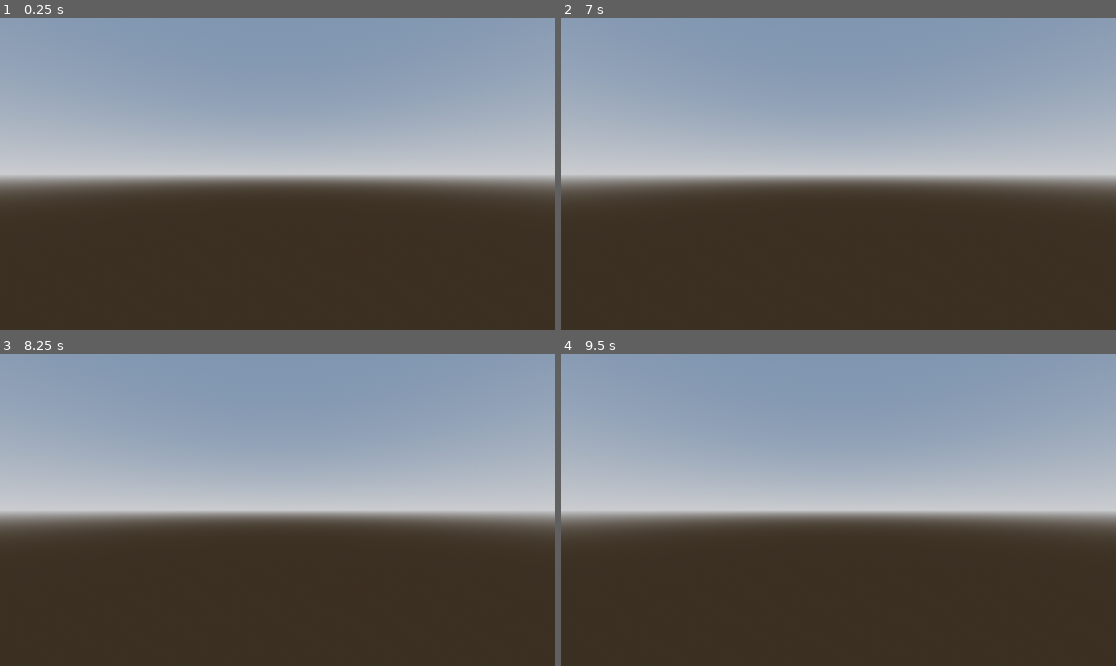
Above: before the commit, frames 1-4 (two rows, left to right).
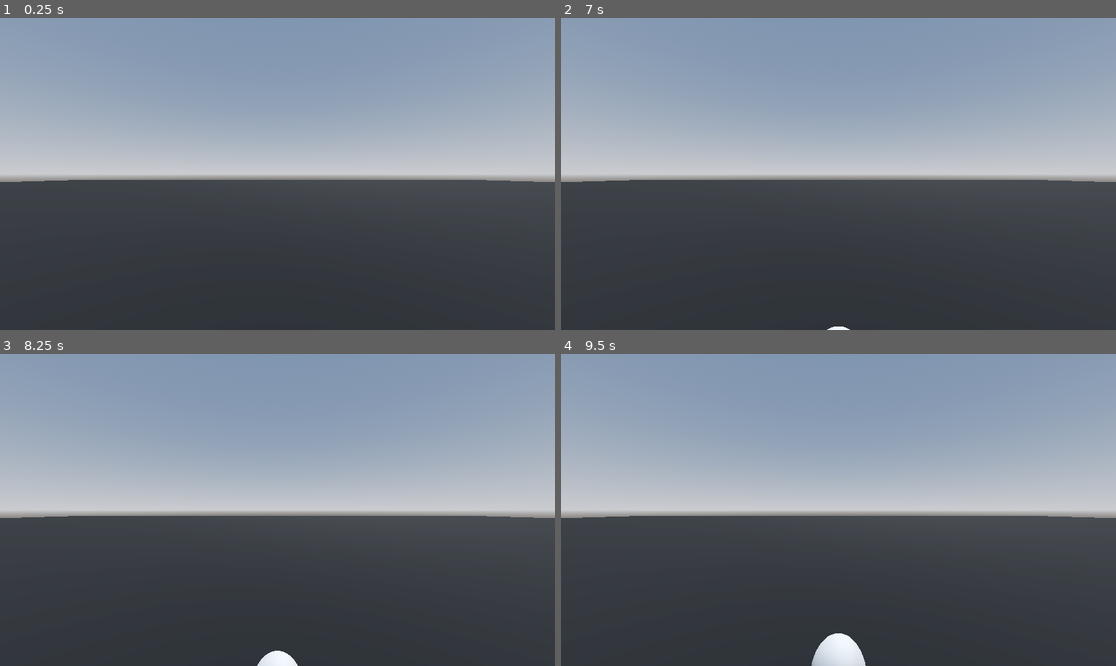
Above: after the commit, the same moments.

Repository: Riley2512/Food-Runner-
Game: Godot game, scene res://3DLevel.tscn
The game is run twice, just before and just after one commit, with the same random seed, the same clock (stepped at 60 frames per second) and the same inputs.
Inputs:
- Up to frame 1 (0.25 s): no input
- Up to frame 2 (7 s): tap Enter (ui_accept) at 0.5, 0.6, 0.77, 1.07, 1.25, 1.35, 1.52, 1.82, 2, 2.1, 2.75, 2.85, 3.02, 3.32, 3.5, 3.6, 3.77, 4.07, 4.25, 4.35, 4.52, 4.82, 5.1, 5.85, 6.02, 6.32, 6.6, 6.77 s; hold R (right, bound only after the commit) 0.53-1.28 s; hold S (back, bound only after the commit) 1.28-2.03 s; hold R (right, bound only after the commit) 2.03-2.78 s; hold Up (ui_up) 2.78-3.53 s; hold A (left, bound only after the commit) 3.53-5.03 s; hold S (back, bound only after the commit) 5.03-5.78 s; hold R (right, bound only after the commit) 5.78-6.53 s; hold Up (ui_up) from 6.53 s (still down)
- Up to frame 3 (8.25 s): tap Enter (ui_accept) at 7.07, 7.35, 7.52, 7.82, 8.1 s; release Up (ui_up) at 7.28 s; hold R (right, bound only after the commit) 7.28-8.03 s; hold S (back, bound only after the commit) from 8.03 s (still down)
- Up to frame 4 (9.5 s): release S (back, bound only after the commit) at 8.78 s; hold A (left, bound only after the commit) from 8.78 s (still down); tap Enter (ui_accept) at 8.85, 9.02, 9.32 s

The runs differ from the first frame. In frame 1, 41% of the frame differs, in the area x 0-100%, y 51-100%; in frame 2, 41%; in frame 3, 41%; in frame 4, 41%.

Commit message:
making movment and changed floorfrom white to black.

Diff:
--- a/3DLevel.tscn
+++ b/3DLevel.tscn
@@ -1,6 +1,6 @@
 [gd_scene format=3 uid="uid://by8wb56hwrc5u"]
 
-[ext_resource type="PackedScene" uid="uid://bbow7845rirn7" path="res://player.tscn" id="1_wvy5o"]
+[ext_resource type="PackedScene" uid="uid://gm5unbfsq4m" path="res://Player.tscn" id="1_wvy5o"]
 
 [sub_resource type="ProceduralSkyMaterial" id="ProceduralSkyMaterial_kfcwk"]
 sky_horizon_color = Color(0.66224277, 0.6717428, 0.6867428, 1)
@@ -15,28 +15,71 @@
 tonemap_mode = 2
 glow_enabled = true
 
+[sub_resource type="StandardMaterial3D" id="StandardMaterial3D_wvy5o"]
+albedo_color = Color(0, 0, 0, 1)
+
 [sub_resource type="PlaneMesh" id="PlaneMesh_kfcwk"]
 size = Vector2(20, 20)
 
-[sub_resource type="ConcavePolygonShape3D" id="ConcavePolygonShape3D_d84xi"]
+[sub_resource type="ConcavePolygonShape3D" id="ConcavePolygonShape3D_wvy5o"]
 data = PackedVector3Array(10, 0, 10, -10, 0, 10, 10, 0, -10, -10, 0, 10, -10, 0, -10, 10, 0, -10)
 
-[node name="Node3D" type="Node3D" unique_id=1845411741]
+[sub_resource type="GDScript" id="GDScript_wvy5o"]
+script/source = "extends CharacterBody3D
 
-[node name="WorldEnvironment" type="WorldEnvironment" parent="." unique_id=952795076]
+
+const SPEED = 5.0
+const JUMP_VELOCITY = 4.5
+
+
+func _physics_process(delta: float) -> void:
+	# Add the gravity.
+	if not is_on_floor():
+		velocity += get_gravity() * delta
+
+	# Handle jump.
+	if Input.is_action_just_pressed(\"ui_accept\") and is_on_floor():
+		velocity.y = JUMP_VELOCITY
+
+	# Get the input direction and handle the movement/deceleration.
+	# As good practice, you should replace UI actions with custom gameplay actions.
+	var input_dir := Input.get_vector(\"ui_left\", \"ui_right\", \"ui_up\", \"ui_down\")
+	var direction := (transform.basis * Vector3(input_dir.x, 0, input_dir.y)).normalized()
+	if direction:
+		velocity.x = direction.x * SPEED
+		velocity.z = direction.z * SPEED
+	else:
+		velocity.x = move_toward(velocity.x, 0, SPEED)
+		velocity.z = move_toward(velocity.z, 0, SPEED)
+
+	move_and_slide()
+"
+
+[node name="Node3D" type="Node3D" unique_id=1937742022]
+transform = Transform3D(1, 0, 0, 0, 0.8292306, 0, 0, 0, 1, 0, 0, 0)
+
+[node name="WorldEnvironment" type="WorldEnvironment" parent="." unique_id=821989912]
 environment = SubResource("Environment_d84xi")
 
-[node name="DirectionalLight3D" type="DirectionalLight3D" parent="." unique_id=580066993]
+[node name="DirectionalLight3D" type="DirectionalLight3D" parent="." unique_id=606820518]
 transform = Transform3D(-0.8660254, -0.43301278, 0.25, 0, 0.49999997, 0.86602545, -0.50000006, 0.75, -0.43301266, 0, 0, 0)
 shadow_enabled = true
 
-[node name="MeshInstance3D" type="MeshInstance3D" parent="." unique_id=443416633]
-transform = Transform3D(16.752361, 0, 0, 0, 5.8954086, 0, 0, 0, 16.40003, -8.806671, 10.566071, -13.651672)
+[node name="Floor" type="MeshInstance3D" parent="." unique_id=1541946106]
+transform = Transform3D(29.357096, 0, 0, 0, 1.1767304, 0, 0, 0, 28.681992, 0.010515213, -0.64915025, -0.3864832)
+material_override = SubResource("StandardMaterial3D_wvy5o")
 mesh = SubResource("PlaneMesh_kfcwk")
 
-[node name="StaticBody3D" type="StaticBody3D" parent="MeshInstance3D" unique_id=2046939175]
+[node name="StaticBody3D" type="StaticBody3D" parent="Floor" unique_id=752713373]
 
-[node name="CollisionShape3D" type="CollisionShape3D" parent="MeshInstance3D/StaticBody3D" unique_id=1453534580]
-shape = SubResource("ConcavePolygonShape3D_d84xi")
+[node name="CollisionShape3D" type="CollisionShape3D" parent="Floor/StaticBody3D" unique_id=1514146640]
+shape = SubResource("ConcavePolygonShape3D_wvy5o")
 
-[node name="Player" parent="." unique_id=1634934411 instance=ExtResource("1_wvy5o")]
+[node name="Player" parent="." unique_id=1412401694 instance=ExtResource("1_wvy5o")]
+transform = Transform3D(1.0000927, 0, 0, 0, 1.0000927, 0, 0, 0, 1.0000927, 0, -2.517729, 0)
+script = SubResource("GDScript_wvy5o")
+
+[node name="Camera3D" type="Camera3D" parent="." unique_id=1197920084]
+transform = Transform3D(1, 0, 0, 0, 1.2059371, 0, 0, 0, 1, 0, 9.916776, 0)
+
+[node name="Neck" type="Node3D" parent="." unique_id=1505775033]
--- /dev/null
+++ b/player.gd
@@ -0,0 +1,28 @@
+extends CharacterBody3D
+
+
+const SPEED = 5.0
+const JUMP_VELOCITY = 4.5
+
+
+func _physics_process(delta: float) -> void:
+	# Add the gravity.
+	if not is_on_floor():
+		velocity += get_gravity() * delta
+
+	# Handle jump.
+	if Input.is_action_just_pressed("ui_accept") and is_on_floor():
+		velocity.y = JUMP_VELOCITY
+
+	# Get the input direction and handle the movement/deceleration.
+	# As good practice, you should replace UI actions with custom gameplay actions.
+	var input_dir := Input.get_vector("left", "right", "foward", "back")
+	var direction := (transform.basis * Vector3(input_dir.x, 0, input_dir.y)).normalized()
+	if direction:
+		velocity.x = direction.x * SPEED
+		velocity.z = direction.z * SPEED
+	else:
+		velocity.x = move_toward(velocity.x, 0, SPEED)
+		velocity.z = move_toward(velocity.z, 0, SPEED)
+
+	move_and_slide()
--- a/player.tscn
+++ b/player.tscn
@@ -1,22 +1,18 @@
-[gd_scene format=3 uid="uid://bbow7845rirn7"]
+[gd_scene format=3 uid="uid://gm5unbfsq4m"]
 
-[ext_resource type="Script" uid="uid://becnglhio7q36" path="res://player1.gd" id="1_4flbx"]
-
-[sub_resource type="CapsuleShape3D" id="CapsuleShape3D_4flbx"]
+[ext_resource type="Script" uid="uid://bx3kytn7se0vl" path="res://player.gd" id="1_xhfnw"]
 
 [sub_resource type="CapsuleMesh" id="CapsuleMesh_d84xi"]
 
-[node name="Player" type="CharacterBody3D" unique_id=1634934411]
-script = ExtResource("1_4flbx")
+[sub_resource type="CapsuleShape3D" id="CapsuleShape3D_ra883"]
 
-[node name="Neck" type="Node3D" parent="." unique_id=341814558]
-transform = Transform3D(1, 0, 0, 0, 1, 0, 0, 0, 1, 0, 0.6795038, 0)
+[node name="Player" type="CharacterBody3D" unique_id=1412401694]
+script = ExtResource("1_xhfnw")
 
-[node name="Camera3D" type="Camera3D" parent="Neck" unique_id=564746162]
+[node name="MeshInstance3D" type="MeshInstance3D" parent="." unique_id=43763563]
+transform = Transform3D(2.1000843, 0, 0, 0, 3.257844, 0, 0, 0, 2.7592766, 0, 5.2782907, 0)
+mesh = SubResource("CapsuleMesh_d84xi")
 
-[node name="CollisionShape3D" type="CollisionShape3D" parent="." unique_id=1952609186]
-transform = Transform3D(1, 0, 0, 0, 0.99999994, 0, 0, 0, 0.99999994, 0, 0, 0)
-shape = SubResource("CapsuleShape3D_4flbx")
-
-[node name="MeshInstance3D" type="MeshInstance3D" parent="." unique_id=2096329948]
-mesh = SubResource("CapsuleMesh_d84xi")
+[node name="CollisionShape3D" type="CollisionShape3D" parent="." unique_id=1727370997]
+transform = Transform3D(1, 0, 0, 0, 1, 0, 0, 0, 1, 0, 5.2782907, 0)
+shape = SubResource("CapsuleShape3D_ra883")
--- a/project.godot
+++ b/project.godot
@@ -17,25 +17,25 @@
 
 [input]
 
-move_forward={
+left={
+"deadzone": 0.2,
+"events": [Object(InputEventKey,"resource_local_to_scene":false,"resource_name":"","device":-1,"window_id":0,"alt_pressed":false,"shift_pressed":false,"ctrl_pressed":false,"meta_pressed":false,"pressed":false,"keycode":0,"physical_keycode":65,"key_label":0,"unicode":97,"location":0,"echo":false,"script":null)
+, Object(InputEventKey,"resource_local_to_scene":false,"resource_name":"","device":-1,"window_id":0,"alt_pressed":false,"shift_pressed":false,"ctrl_pressed":false,"meta_pressed":false,"pressed":false,"keycode":0,"physical_keycode":4194319,"key_label":0,"unicode":0,"location":0,"echo":false,"script":null)
+]
+}
+right={
+"deadzone": 0.2,
+"events": [Object(InputEventKey,"resource_local_to_scene":false,"resource_name":"","device":-1,"window_id":0,"alt_pressed":false,"shift_pressed":false,"ctrl_pressed":false,"meta_pressed":false,"pressed":false,"keycode":0,"physical_keycode":82,"key_label":0,"unicode":114,"location":0,"echo":false,"script":null)
+, Object(InputEventKey,"resource_local_to_scene":false,"resource_name":"","device":-1,"window_id":0,"alt_pressed":false,"shift_pressed":false,"ctrl_pressed":false,"meta_pressed":false,"pressed":false,"keycode":0,"physical_keycode":4194321,"key_label":0,"unicode":0,"location":0,"echo":false,"script":null)
+]
+}
+forward={
 "deadzone": 0.2,
 "events": [Object(InputEventKey,"resource_local_to_scene":false,"resource_name":"","device":-1,"window_id":0,"alt_press …(192 unchanged characters)…
 , Object(InputEventKey,"resource_local_to_scene":false,"resource_name":"","device":-1,"window_id":0,"alt_pressed":false …(186 unchanged characters)…
 ]
 }
-move_left={
-"deadzone": 0.2,
-"events": [Object(InputEventKey,"resource_local_to_scene":false,"resource_name":"","device":-1,"window_id":0,"alt_pressed":false,"shift_pressed":false,"ctrl_pressed":false,"meta_pressed":false,"pressed":false,"keycode":0,"physical_keycode":65,"key_label":0,"unicode":97,"location":0,"echo":false,"script":null)
-, Object(InputEventKey,"resource_local_to_scene":false,"resource_name":"","device":-1,"window_id":0,"alt_pressed":false,"shift_pressed":false,"ctrl_pressed":false,"meta_pressed":false,"pressed":false,"keycode":0,"physical_keycode":4194319,"key_label":0,"unicode":0,"location":0,"echo":false,"script":null)
-]
-}
-move_right={
-"deadzone": 0.2,
-"events": [Object(InputEventKey,"resource_local_to_scene":false,"resource_name":"","device":-1,"window_id":0,"alt_pressed":false,"shift_pressed":false,"ctrl_pressed":false,"meta_pressed":false,"pressed":false,"keycode":0,"physical_keycode":82,"key_label":0,"unicode":114,"location":0,"echo":false,"script":null)
-, Object(InputEventKey,"resource_local_to_scene":false,"resource_name":"","device":-1,"window_id":0,"alt_pressed":false,"shift_pressed":false,"ctrl_pressed":false,"meta_pressed":false,"pressed":false,"keycode":0,"physical_keycode":4194321,"key_label":0,"unicode":0,"location":0,"echo":false,"script":null)
-]
-}
-move_back={
+back={
 "deadzone": 0.2,
 "events": [Object(InputEventKey,"resource_local_to_scene":false,"resource_name":"","device":-1,"window_id":0,"alt_press …(192 unchanged characters)…
 , Object(InputEventKey,"resource_local_to_scene":false,"resource_name":"","device":-1,"window_id":0,"alt_pressed":false …(186 unchanged characters)…
Not shown, added: player.gd.uid
